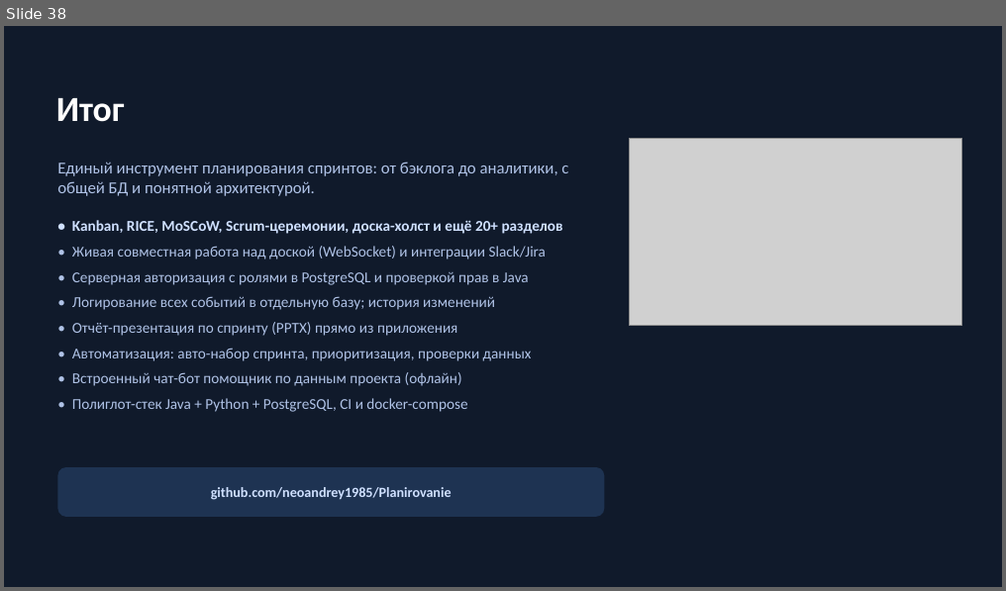
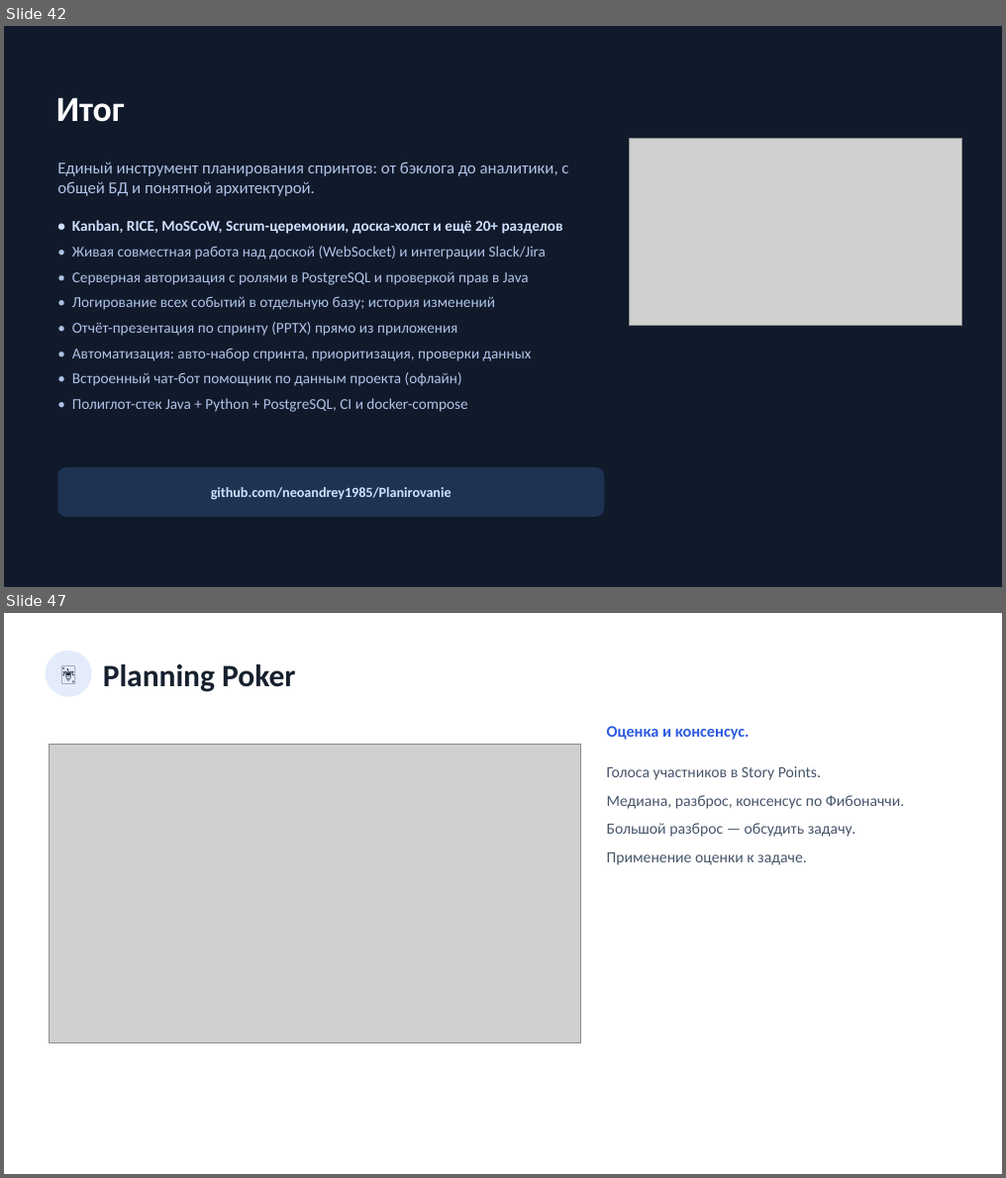
Before and after one commit to neoandrey1985/Planirovanie, a slide deck: frontend/docs/Презентация_приложения.pptx. Shown one above the other, each under a label of ours: slide 38 before the commit, slides 42 and 47 after it; the slides between them are not shown. The pictures are 1006x591 and 1006x1178 pixels, drawn with LibreOffice and Linux fonts; fonts in the diff are those of the drawing; grey boxes stand for pictures. Boxes give left, top, right and bottom in pixels: in the first picture for what was removed or moved away, otherwise in the second. Text is boxed around its words. In the diff, an @@ line names an element or a change of style, - is before the commit and + after.

```diff
--- a/frontend/docs/Презентация_приложения.pptx
+++ b/frontend/docs/Презентация_приложения.pptx
@@ slide 47 added at [4, 613, 1002, 1174], background #FFFFFF @@
@@ ellipse added at [46, 651, 91, 697], fill #E4EBFB, 18 pt, text #16202E @@
+🃏
@@ text added at [103, 664, 295, 692], 30 pt, text #16202E, bold @@
+Planning Poker
@@ text added at [607, 726, 749, 740], 15.5 pt, text #2D5BE3, bold @@
+Оценка и консенсус.
@@ picture added at [49, 744, 580, 1043] @@
@@ text added at [607, 766, 904, 865], 15 pt, text #47566B @@
+Голоса участников в Story Points.
+Медиана, разброс, консенсус по Фибоначчи.
+Большой разброс — обсудить задачу.
+Применение оценки к задаче.
@@ what was slide 38 is now slide 42 @@
```
Also in this commit, not shown: 1 slide changed, 10 other slides added, 5 other files.
